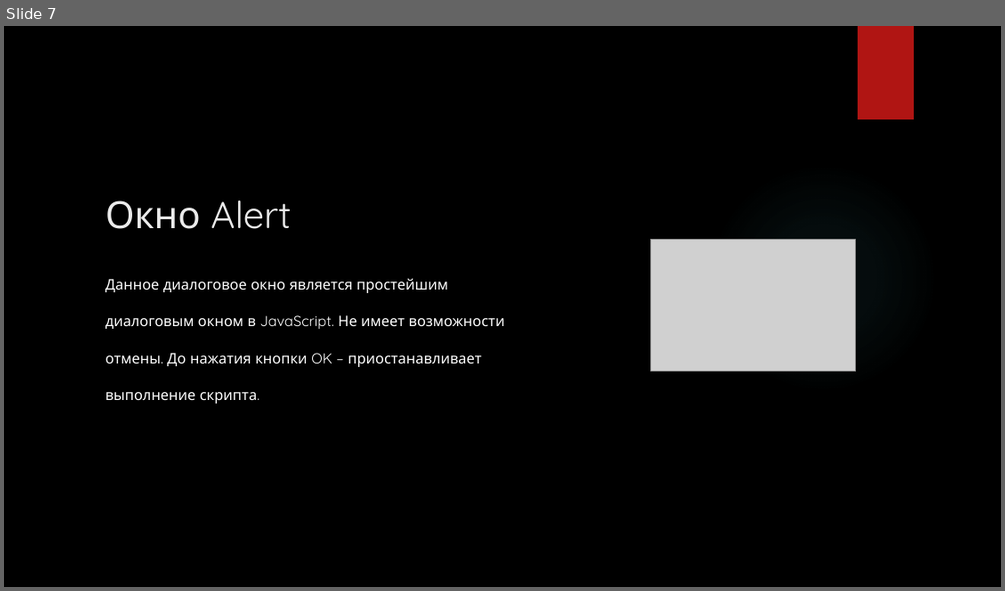
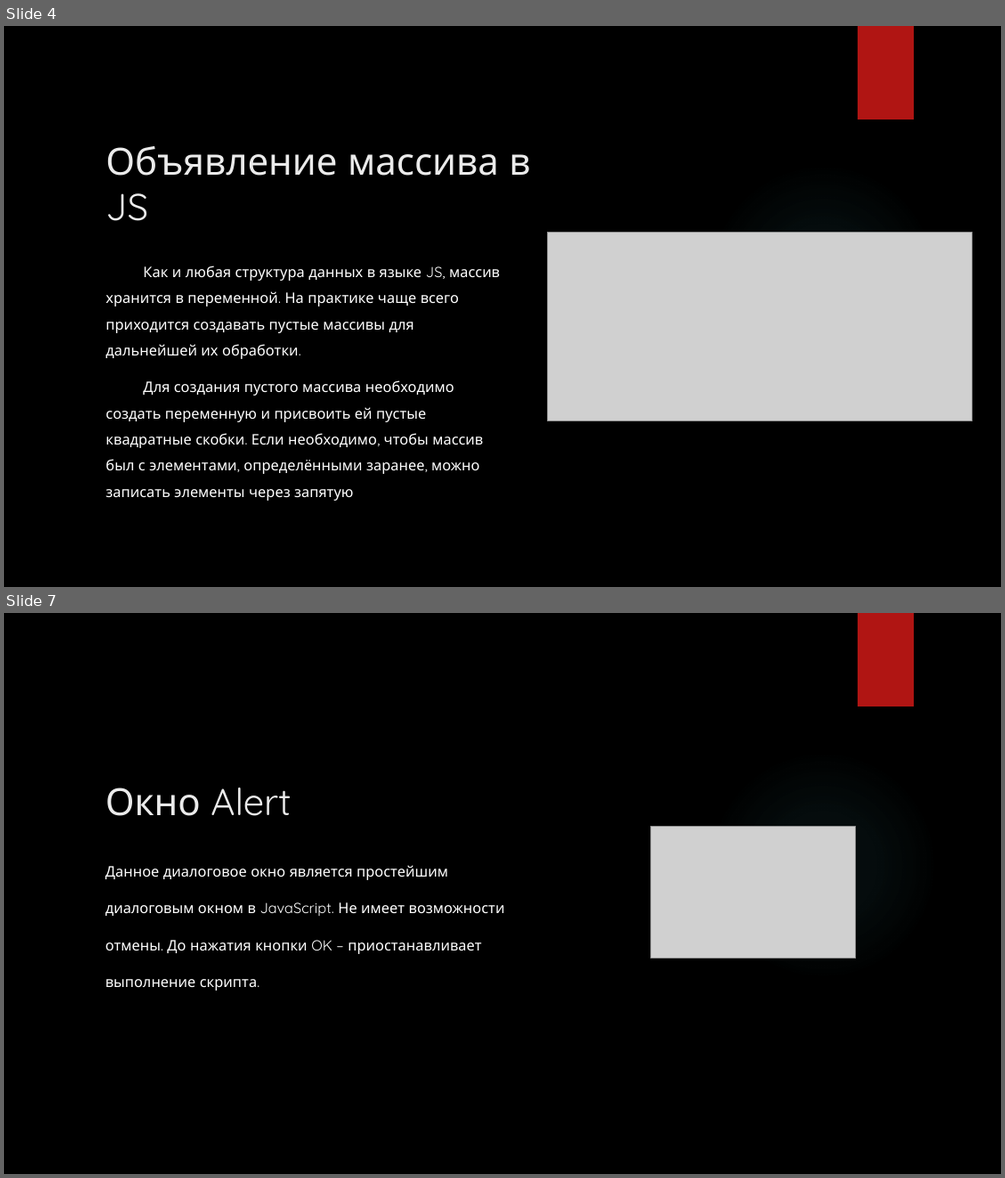
Before and after one commit to Andrew3100/JavaScriptLessons, a slide deck: Массивы/Введение в JavaScript.pptx. Shown one above the other, each under a label of ours: slide 7 before the commit, slides 4 and 7 after it; the slides between them are not shown. The pictures are 1005x591 and 1005x1178 pixels, drawn with LibreOffice and Linux fonts; fonts in the diff are those of the drawing; grey boxes stand for pictures; background and template pictures are left out. Boxes give left, top, right and bottom in pixels: in the first picture for what was removed or moved away, otherwise in the second. Text is boxed around its words. In the diff, an @@ line names an element or a change of style, - is before the commit and + after.

Commit message:
Материалы по массивам

```diff
--- a/Массивы/Введение в JavaScript.pptx
+++ b/Массивы/Введение в JavaScript.pptx
@@ slide 4 added at bbox=[4, 26, 1001, 587], background picture (left out); not listed: 2 template elements that a slide beside it also shows @@
@@ title added at bbox=[105, 146, 530, 221], 36 pt, text #EBEBEB @@
+Объявление массива в JS
@@ picture added at bbox=[548, 232, 972, 421] @@
@@ text added at bbox=[105, 265, 500, 500], 14 pt, text #FFFFFF @@
+Как и любая структура данных в языке JS, массив хранится в переменной. На практике чаще всего приходится создавать пустые массивы для дальнейшей их обработки.
+Для создания пустого массива необходимо создать переменную и присвоить ей пустые квадратные скобки. Если необходимо, чтобы массив был с элементами, определёнными заранее, можно записать элементы через запятую
```
Also in this commit, not shown: 3 slides changed, 2 other slides added, 3 slides removed.
